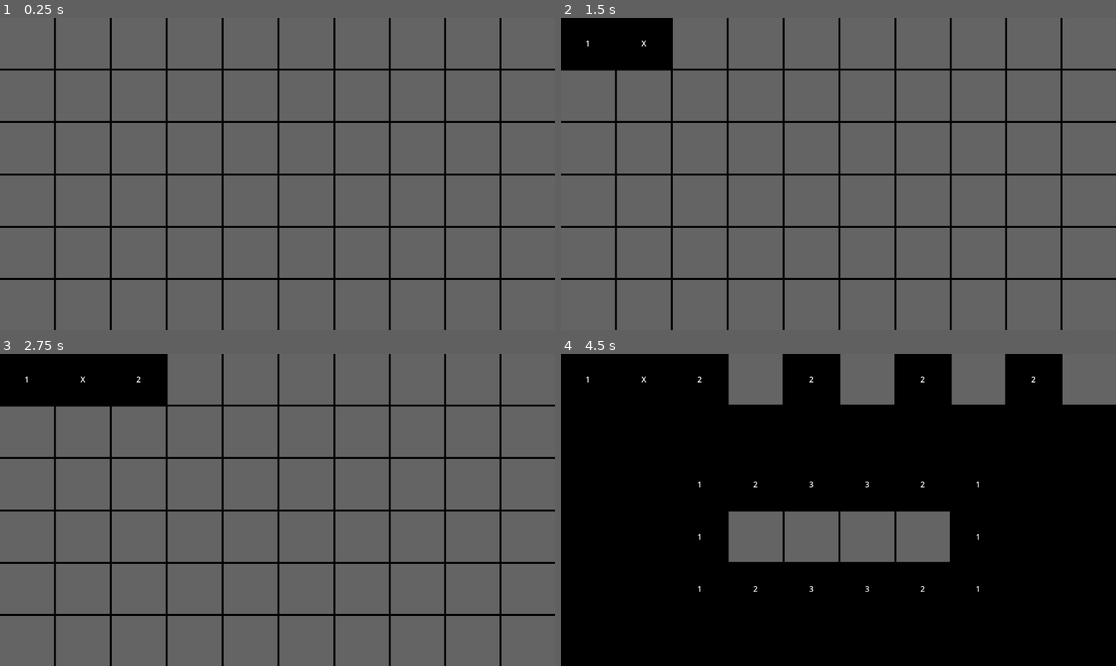
Above: before the commit, frames 1-4 (two rows, left to right).
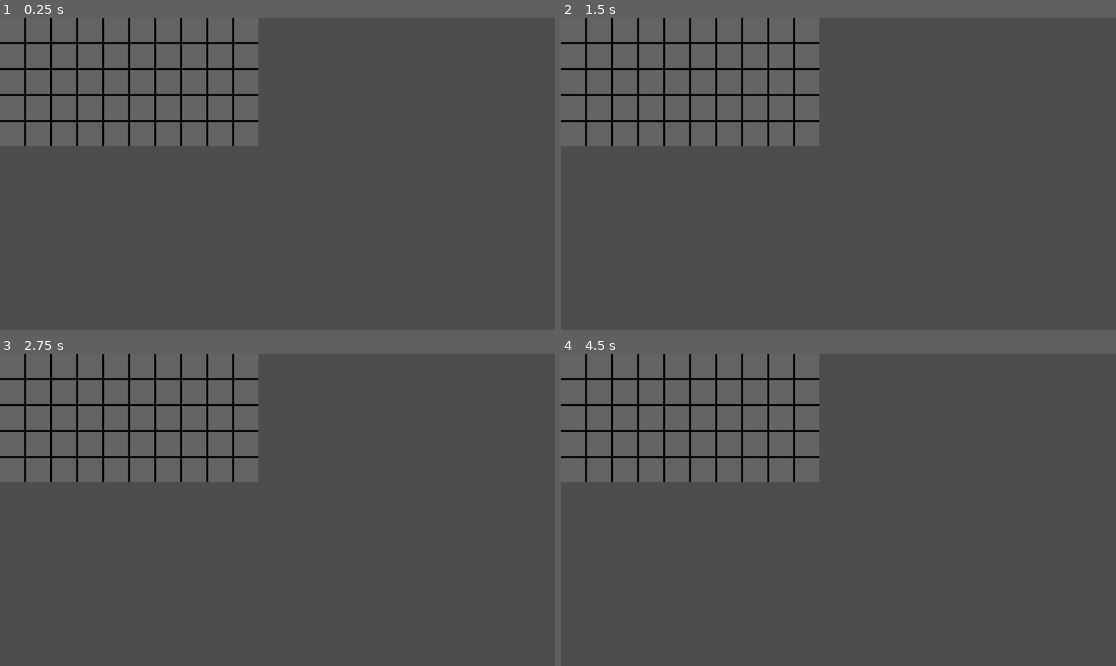
Above: after the commit, the same moments.

Repository: Vorgenstad/minesweeper
Game: Godot game, scene res://scenes/game/game.tscn
Two runs of this game, one before a commit and one after it. Both use one fixed random seed, a clock stepped at 60 frames per second and the inputs below.
Inputs (mouse positions are in pixels of both pictures, inside the frame that each line leads up to):
- Up to frame 1 (0.25 s): no input
- Up to frame 2 (1.5 s): click (588, 42) at 0.52 s; click (644, 42) at 1.27 s
- Up to frame 3 (2.75 s): click (138, 378) at 2.02 s
- Up to frame 4 (4.5 s): tap Enter at 2.75, 4.25 s; move the mouse to (960, 494) at 2.77 s; click (960, 494) at 2.92 s; tap Space at 3.5 s; move the mouse to (727, 525) at 3.52 s; click (727, 525) at 3.67 s; move the mouse to (894, 441) at 4.27 s; click (894, 441) at 4.42 s

The runs differ from the first frame. In frame 1, 8.4% of the frame differs, in the area x 0-100%, y 0-100%; in frame 2, 11%; in frame 3, 12%; in frame 4, 86%.

Commit message:
Set cell size to be constant

Diff:
--- a/scenes/board/board.tscn
+++ b/scenes/board/board.tscn
@@ -8,11 +8,8 @@
 script = ExtResource("1_jyebd")
 
 [node name="PanelContainer" type="PanelContainer" parent="."]
-anchors_preset = 15
-anchor_right = 1.0
-anchor_bottom = 1.0
-grow_horizontal = 2
-grow_vertical = 2
+offset_right = 536.0
+offset_bottom = 266.0
 
 [node name="GridContainer" type="GridContainer" parent="PanelContainer"]
 unique_name_in_owner = true
@@ -188,36 +185,6 @@
 [node name="EmptyCell41" parent="PanelContainer/GridContainer" instance=ExtResource("1_uknyb")]
 layout_mode = 2
 
-[node name="EmptyCell42" parent="PanelContainer/GridContainer" instance=ExtResource("1_uknyb")]
-layout_mode = 2
-
-[node name="EmptyCell43" parent="PanelContainer/GridContainer" instance=ExtResource("1_uknyb")]
-layout_mode = 2
-
-[node name="EmptyCell44" parent="PanelContainer/GridContainer" instance=ExtResource("1_uknyb")]
-layout_mode = 2
-
-[node name="EmptyCell45" parent="PanelContainer/GridContainer" instance=ExtResource("1_uknyb")]
-layout_mode = 2
-
-[node name="EmptyCell46" parent="PanelContainer/GridContainer" instance=ExtResource("1_uknyb")]
-layout_mode = 2
-
-[node name="EmptyCell47" parent="PanelContainer/GridContainer" instance=ExtResource("1_uknyb")]
-layout_mode = 2
-
-[node name="EmptyCell48" parent="PanelContainer/GridContainer" instance=ExtResource("1_uknyb")]
-layout_mode = 2
-
-[node name="EmptyCell49" parent="PanelContainer/GridContainer" instance=ExtResource("1_uknyb")]
-layout_mode = 2
-
-[node name="EmptyCell50" parent="PanelContainer/GridContainer" instance=ExtResource("1_uknyb")]
-layout_mode = 2
-
-[node name="EmptyCell51" parent="PanelContainer/GridContainer" instance=ExtResource("1_uknyb")]
-layout_mode = 2
-
 [connection signal="pressed" from="PanelContainer/GridContainer/BombCell" to="." method="_on_bomb_cell_pressed"]
 [connection signal="pressed" from="PanelContainer/GridContainer/BombCell2" to="." method="_on_bomb_cell_pressed"]
 [connection signal="pressed" from="PanelContainer/GridContainer/BombCell3" to="." method="_on_bomb_cell_pressed"]
--- a/scenes/cell/bomb_cell.tscn
+++ b/scenes/cell/bomb_cell.tscn
@@ -4,13 +4,14 @@
 [ext_resource type="Script" path="res://scenes/cell/cell_button.gd" id="2_nl77o"]
 
 [node name="BombCell" type="PanelContainer"]
+custom_minimum_size = Vector2(50, 50)
 anchors_preset = 15
 anchor_right = 1.0
 anchor_bottom = 1.0
+offset_right = -1102.0
+offset_bottom = -598.0
 grow_horizontal = 2
 grow_vertical = 2
-size_flags_horizontal = 3
-size_flags_vertical = 3
 script = ExtResource("1_ynrlo")
 
 [node name="Label" type="Label" parent="."]
--- a/scenes/cell/empty_cell.tscn
+++ b/scenes/cell/empty_cell.tscn
@@ -4,13 +4,14 @@
 [ext_resource type="Script" path="res://scenes/cell/cell_button.gd" id="2_3u5lg"]
 
 [node name="EmptyCell" type="PanelContainer"]
+custom_minimum_size = Vector2(50, 50)
 anchors_preset = 15
 anchor_right = 1.0
 anchor_bottom = 1.0
+offset_right = -1102.0
+offset_bottom = -598.0
 grow_horizontal = 2
 grow_vertical = 2
-size_flags_horizontal = 3
-size_flags_vertical = 3
 script = ExtResource("1_tybha")
 
 [node name="Label" type="Label" parent="."]
